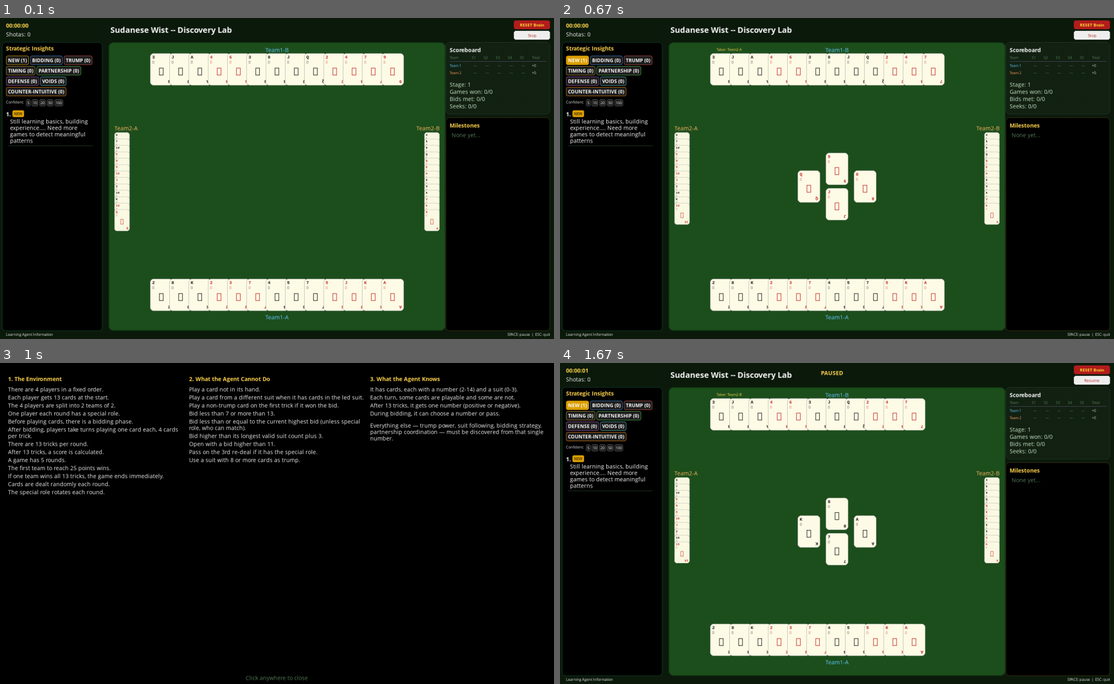
Above: before the commit, frames 1-4 (two rows, left to right).
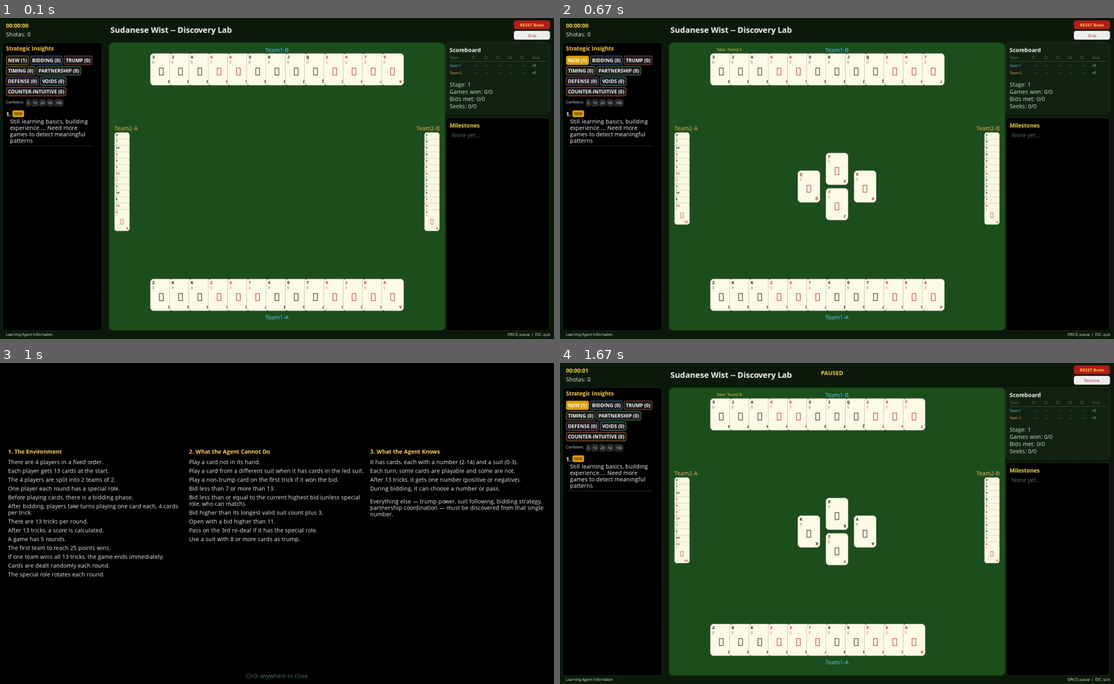
Above: after the commit, the same moments.

Repository: aamagzoub/engineering-intelligence
Game: pygame game, started from gui_wist_discovery/main.py
Two runs of this game, one before a commit and one after it. Both use one fixed random seed, a clock stepped at 60 frames per second and the inputs below.
Inputs (mouse positions are in pixels of both pictures, inside the frame that each line leads up to):
- Up to frame 1 (0.1 s): no input
- Up to frame 2 (0.67 s): click "NEW (1)" at 0.38 s
- Up to frame 3 (1 s): click "Learning Agent Information" at 0.72 s
- Up to frame 4 (1.67 s): click (665, 475) at 1.05 s; tap Space at 1.33 s

Frames 1-2 are identical in both runs. In frame 3, 9.8% of the frame differs, in the area x 1-99%, y 4-100%; in frame 4, nothing differs.

Commit message:
v3.2.0 info overlay vertically centered columns

Diff:
--- a/gui_wist_discovery/renderer.py
+++ b/gui_wist_discovery/renderer.py
@@ -226,88 +226,91 @@
     # ─── Info Overlay ──────────────────────────────────────────────────────────
 
     def _render_info_overlay(self, left_panel_w):
-        """Render the agent info overlay — 3 columns, readable font, full black background."""
+        """Render the agent info overlay — 3 columns, vertically centered, full black background."""
         # Full black background.
         self.screen.fill((0, 0, 0))
 
         # Use medium font for body (15px) and large for headers.
         title_font = self.fonts["large"]
         body_font = self.fonts["medium"]
-
-        # 3 columns layout.
+        line_h = 18
+        header_h = 26
+        gap_h = 6
+
+        # Column content.
+        col_data = [
+            ("1. The Environment", [
+                "There are 4 players in a fixed order.",
+                "Each player gets 13 cards at the start.",
+                "The 4 players are split into 2 teams of 2.",
+                "One player each round has a special role.",
+                "Before playing cards, there is a bidding phase.",
+                "After bidding, players take turns playing one card each, 4 cards per trick.",
+                "There are 13 tricks per round.",
+                "After 13 tricks, a score is calculated.",
+                "A game has 5 rounds.",
+                "The first team to reach 25 points wins.",
+                "If one team wins all 13 tricks, the game ends immediately.",
+                "Cards are dealt randomly each round.",
+                "The special role rotates each round.",
+            ]),
+            ("2. What the Agent Cannot Do", [
+                "Play a card not in its hand.",
+                "Play a card from a different suit when it has cards in the led suit.",
+                "Play a non-trump card on the first trick if it won the bid.",
+                "Bid less than 7 or more than 13.",
+                "Bid less than or equal to the current highest bid (unless special role, who can match).",
+                "Bid higher than its longest valid suit count plus 3.",
+                "Open with a bid higher than 11.",
+                "Pass on the 3rd re-deal if it has the special role.",
+                "Use a suit with 8 or more cards as trump.",
+            ]),
+            ("3. What the Agent Knows", [
+                "It has cards, each with a number (2-14) and a suit (0-3).",
+                "Each turn, some cards are playable and some are not.",
+                "After 13 tricks, it gets one number (positive or negative).",
+                "During bidding, it can choose a number or pass.",
+                "",
+                "Everything else — trump power, suit following, bidding strategy, "
+                "partnership coordination — must be discovered from that single number.",
+            ]),
+        ]
+
+        # Calculate column dimensions.
         margin = 20
-        gap = 15
-        col_w = (SCREEN_WIDTH - 2 * margin - 2 * gap) // 3
-
-        col_x = [margin, margin + col_w + gap, margin + 2 * (col_w + gap)]
-        start_y = 30
-
-        # Column 1: The Environment.
-        y = start_y
-        self.screen.blit(title_font.render("1. The Environment", True, TEXT_GOLD), (col_x[0], y))
-        y += 26
-        env_lines = [
-            "There are 4 players in a fixed order.",
-            "Each player gets 13 cards at the start.",
-            "The 4 players are split into 2 teams of 2.",
-            "One player each round has a special role.",
-            "Before playing cards, there is a bidding phase.",
-            "After bidding, players take turns playing one card each, 4 cards per trick.",
-            "There are 13 tricks per round.",
-            "After 13 tricks, a score is calculated.",
-            "A game has 5 rounds.",
-            "The first team to reach 25 points wins.",
-            "If one team wins all 13 tricks, the game ends immediately.",
-            "Cards are dealt randomly each round.",
-            "The special role rotates each round.",
-        ]
-        for line in env_lines:
-            y = self._wrap_text(body_font, line, col_x[0], y, col_w, TEXT_WHITE, SCREEN_HEIGHT - 40)
-            y += 4
-
-        # Column 2: What the Agent Cannot Do.
-        y = start_y
-        self.screen.blit(title_font.render("2. What the Agent Cannot Do", True, TEXT_GOLD), (col_x[1], y))
-        y += 26
-        cannot_lines = [
-            "Play a card not in its hand.",
-            "Play a card from a different suit when it has cards in the led suit.",
-            "Play a non-trump card on the first trick if it won the bid.",
-            "Bid less than 7 or more than 13.",
-            "Bid less than or equal to the current highest bid (unless special role, who can match).",
-            "Bid higher than its longest valid suit count plus 3.",
-            "Open with a bid higher than 11.",
-            "Pass on the 3rd re-deal if it has the special role.",
-            "Use a suit with 8 or more cards as trump.",
-        ]
-        for line in cannot_lines:
-            y = self._wrap_text(body_font, line, col_x[1], y, col_w, TEXT_WHITE, SCREEN_HEIGHT - 40)
-            y += 4
-
-        # Column 3: What the Agent Knows.
-        y = start_y
-        self.screen.blit(title_font.render("3. What the Agent Knows", True, TEXT_GOLD), (col_x[2], y))
-        y += 26
-        knows_lines = [
-            "It has cards, each with a number (2-14) and a suit (0-3).",
-            "Each turn, some cards are playable and some are not.",
-            "After 13 tricks, it gets one number (positive or negative).",
-            "During bidding, it can choose a number or pass.",
-            "",
-            "Everything else — trump power, suit following, bidding strategy, "
-            "partnership coordination — must be discovered from that single number.",
-        ]
-        for line in knows_lines:
-            if not line:
-                y += 10
-                continue
-            y = self._wrap_text(body_font, line, col_x[2], y, col_w, TEXT_WHITE, SCREEN_HEIGHT - 40)
-            y += 4
-
-        # "Click anywhere to close" centered at the bottom.
+        col_gap = 15
+        col_w = (SCREEN_WIDTH - 2 * margin - 2 * col_gap) // 3
+
+        # Estimate total content height (use tallest column).
+        max_col_lines = max(len(lines) for _, lines in col_data)
+        # Rough estimate: header + lines with wrapping.
+        content_h = header_h + max_col_lines * (line_h + gap_h) + 10
+
+        # Vertically center.
+        start_y = max(20, (SCREEN_HEIGHT - content_h - 30) // 2)
+
+        col_x = [margin, margin + col_w + col_gap, margin + 2 * (col_w + col_gap)]
+
+        for col_idx, (title, lines) in enumerate(col_data):
+            x = col_x[col_idx]
+            y = start_y
+
+            # Header.
+            self.screen.blit(title_font.render(title, True, TEXT_GOLD), (x, y))
+            y += header_h
+
+            # Body lines.
+            for line in lines:
+                if not line:
+                    y += 10
+                    continue
+                y = self._wrap_text(body_font, line, x, y, col_w, TEXT_WHITE, SCREEN_HEIGHT - 40)
+                y += gap_h
+
+        # "Click anywhere to close" centered beneath all columns.
         close_surf = body_font.render("Click anywhere to close", True, TEXT_DIM)
         close_x = (SCREEN_WIDTH - close_surf.get_width()) // 2
-        self.screen.blit(close_surf, (close_x, SCREEN_HEIGHT - 25))
+        self.screen.blit(close_surf, (close_x, SCREEN_HEIGHT - 30))
 
     # ─── Right Panel (Scoreboard + Discoveries) ────────────────────────────────
 
